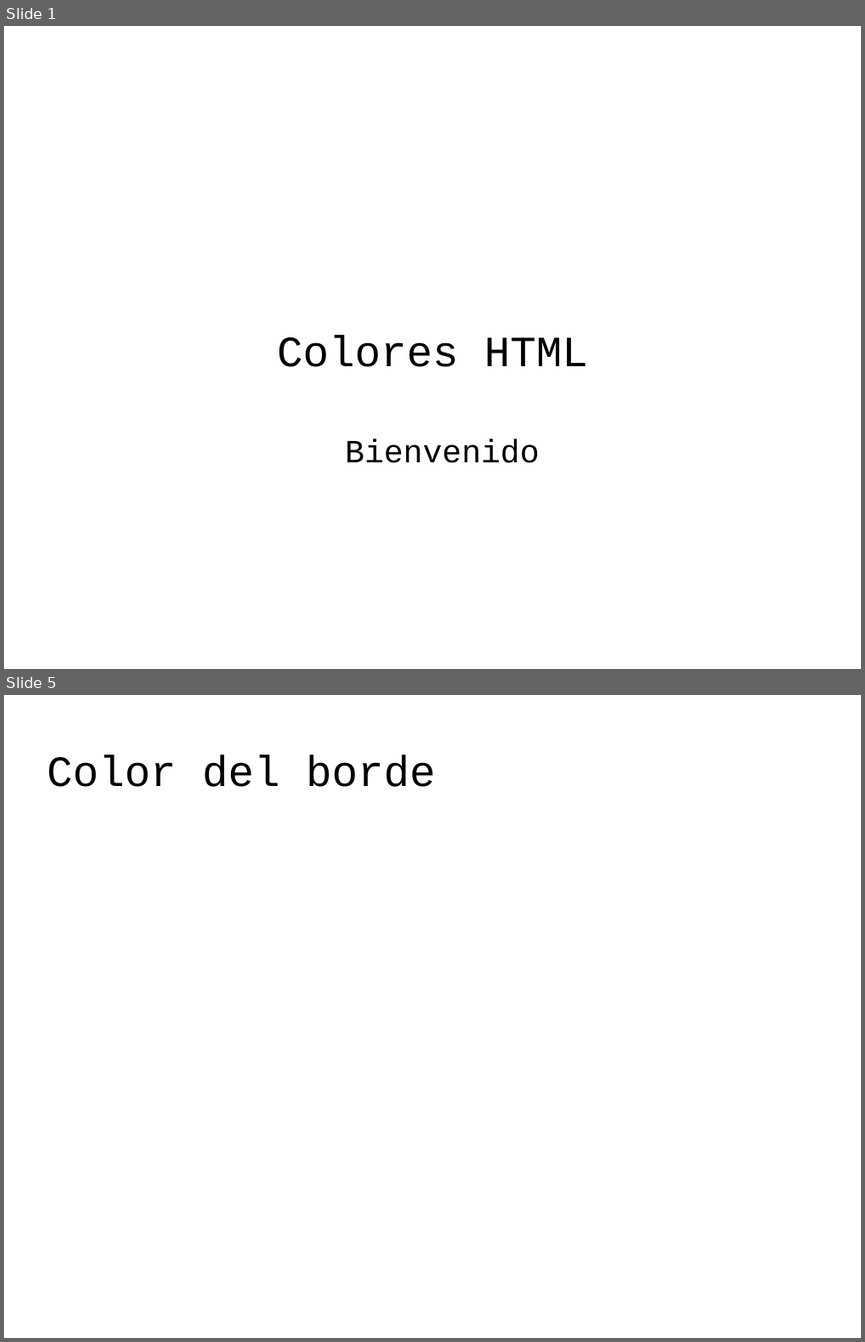
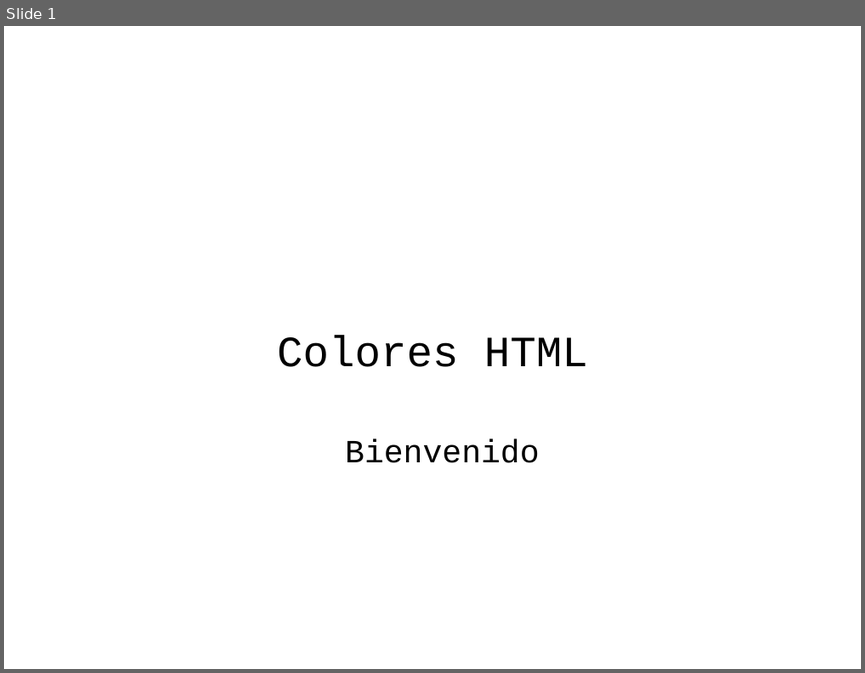
Before and after one commit to codefuncode/Curso-de-HTML-2020, a slide deck: 01-Tutorial-HTML/012-Colores-HTML/012-Colores-HTML.odp. Shown one above the other, each under a label of ours: slides 1 and 5 before the commit, slide 1 after it; the slides between them are not shown. The pictures are 865x1342 and 865x673 pixels, drawn with LibreOffice and Linux fonts; fonts in the diff are those of the drawing; background and template pictures are left out. Boxes give left, top, right and bottom in pixels: in the first picture for what was removed or moved away, otherwise in the second. Text is boxed around its words. In the diff, an @@ line names an element or a change of style, - is before the commit and + after.

```diff
--- a/01-Tutorial-HTML/012-Colores-HTML/012-Colores-HTML.odp
+++ b/01-Tutorial-HTML/012-Colores-HTML/012-Colores-HTML.odp
@@ slide 5 removed at <box>4,695,861,1338</box>, background picture (left out) @@
@@ title removed at <box>46,755,435,787</box> @@
-Color del borde
```
Also in this commit, not shown: 1 slide changed, 2 slides added, 3 other slides removed, 6 other files.
